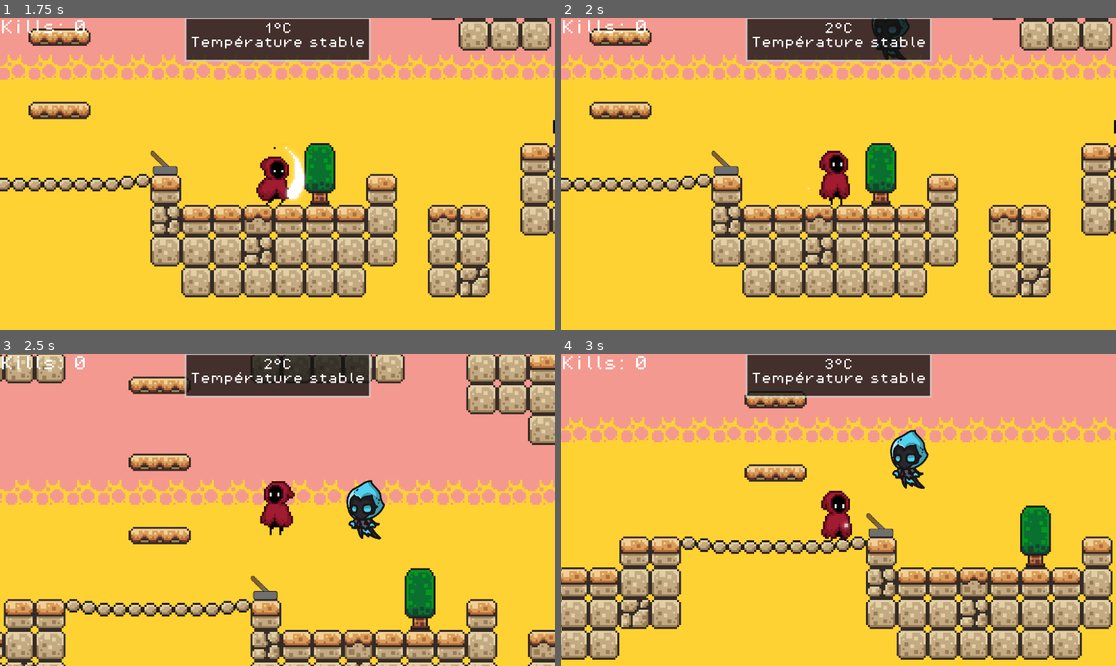
Above: before the commit, frames 1-4 (two rows, left to right).
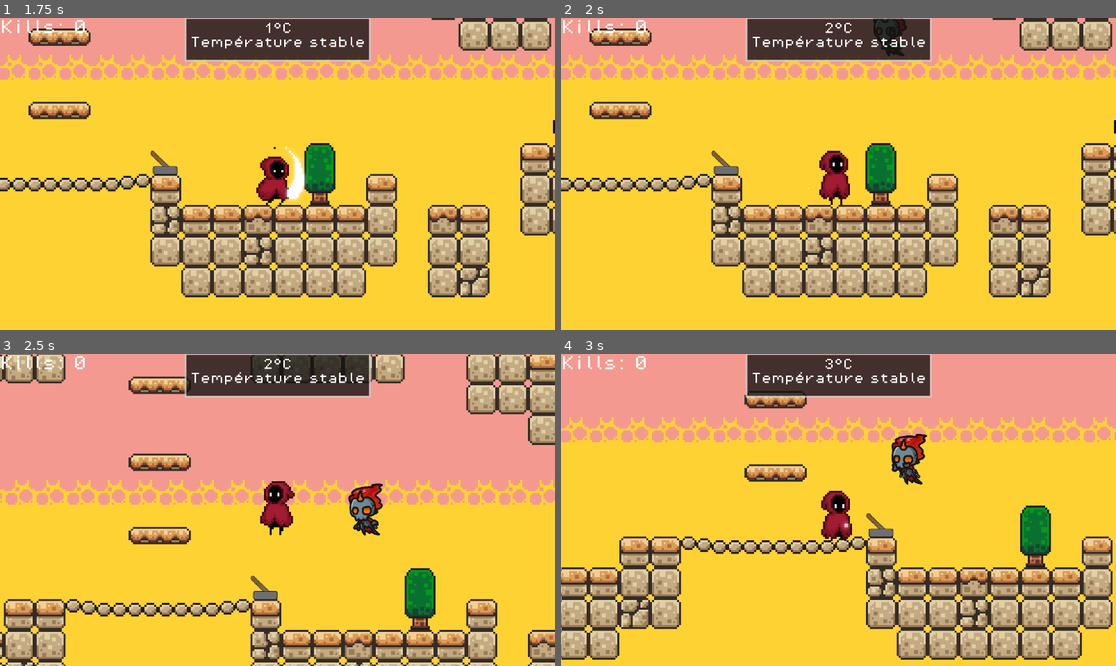
Above: after the commit, the same moments.

Repository: Alexandre74739/GameJam
Game: Godot game, scene res://scenes/game.tscn
Same seed, same stepped clock (60 frames per second), same inputs: the game is played once before the commit and once after it.
Inputs:
- Up to frame 1 (1.75 s): hold Right (ui_right) from 0.53 s (still down); tap Up (jump) at 0.6, 0.77, 1.07, 1.52, 1.55 s; tap Space (attack) at 1.35 s
- Up to frame 2 (2 s): keep holding Right (ui_right); tap Up (jump) at 1.82 s
- Up to frame 3 (2.5 s): release Right (ui_right) at 2.03 s; hold Left (ui_left) from 2.03 s (still down); tap Up (jump) at 2.1 s
- Up to frame 4 (3 s): release Left (ui_left) at 2.78 s; hold Right (ui_right) from 2.78 s (still down); tap Space (attack) at 2.85 s

Frame 1 is identical in both runs. In frame 2, 0.3% of the frame differs, in the area x 55-63%, y 0-14%; in frame 3, 0.8%, in the area x 62-70%, y 40-60%; in frame 4, 0.8%.

Commit message:
mechants semi-complet

Diff:
--- a/scenes/pnj.tscn
+++ b/scenes/pnj.tscn
@@ -50,6 +50,7 @@
 [ext_resource type="Texture2D" uid="uid://ccp2gsx574xtc" path="res://assets/sprites/PNG Cold/Attacking/Glace_Attack_008.png" id="48_vpcv5"]
 [ext_resource type="Texture2D" uid="uid://b5vcorj6gt58o" path="res://assets/sprites/PNG Cold/Attacking/Glace_Attack_009.png" id="49_gt6eg"]
 [ext_resource type="Texture2D" uid="uid://2lkhp35fy8sy" path="res://assets/sprites/PNG Cold/Attacking/Glace_Attack_010.png" id="50_iw1s6"]
+[ext_resource type="AudioStream" uid="uid://b30asng3wcbxy" path="res://assets/sounds/dead.mp3" id="51_7m6te"]
 
 [sub_resource type="SpriteFrames" id="SpriteFrames_6yugu"]
 animations = [{
@@ -244,8 +245,7 @@
 position = Vector2(-6, -12)
 scale = Vector2(0.09312699, 0.095559455)
 sprite_frames = SubResource("SpriteFrames_6yugu")
-animation = &"idle-cold"
-frame_progress = 0.39204586
+animation = &"death"
 
 [node name="CollisionShape2D" type="CollisionShape2D" parent="." unique_id=720533519]
 position = Vector2(-5, -12)
@@ -271,5 +271,8 @@
 [node name="NavigationRegion2D" type="NavigationRegion2D" parent="." unique_id=706382744]
 navigation_polygon = SubResource("NavigationPolygon_g66xb")
 
+[node name="SfxDead" type="AudioStreamPlayer2D" parent="." unique_id=581517739]
+stream = ExtResource("51_7m6te")
+
 [connection signal="body_entered" from="Killzone" to="." method="_on_area_2d_body_entered"]
 [connection signal="body_entered" from="Killzone" to="." method="_on_killzone_body_entered"]
--- a/scripts/pnj.gd
+++ b/scripts/pnj.gd
@@ -1,33 +1,53 @@
 extends CharacterBody2D
 class_name Ennemy
 
+# Constantes de mouvement
 const SPEED = 80.0
 const JUMP_VELOCITY = -300.0
 const VOID_LIMIT = 1000.0
 
+# Références aux nodes
 @onready var nav_agent = $NavigationAgent2D
 @onready var _animated_sprite = $AnimatedSprite2D
+@onready var sfx_dead = $SfxDead
 @onready var player = get_tree().get_first_node_in_group("Player")
 
+# Variables d'état
 var is_dead = false
 var is_cold_world = false
 
 func _ready():
-	# Trouver le levier et se connecter à son signal
+	# Attendre que tous les nodes soient prêts
 	await get_tree().process_frame
+
+	# Trouver et se connecter au levier
 	var lever = find_lever(get_tree().root)
 
 	if lever:
+		# Se connecter au signal de changement de monde
 		if lever.has_signal("world_changed"):
-			lever.world_changed.connect(set_world_state)
-			print("✅ PNJ '", name, "' connecté au levier")
+			lever.world_changed.connect(_on_world_changed)
+
+			# Récupérer l'état initial du monde
+			if "is_cold_world_active" in lever:
+				is_cold_world = lever.is_cold_world_active
+				print("✅ PNJ '", name, "' spawn - Monde actuel : ", "FROID ❄️" if is_cold_world else "CHAUD 🔥")
+			else:
+				print("⚠️ PNJ '", name, "' - Impossible de récupérer l'état du monde")
 		else:
 			print("❌ Le levier n'a pas de signal 'world_changed'")
 	else:
 		print("❌ PNJ '", name, "' : Levier introuvable !")
 
+	# Forcer l'animation de départ correcte
+	call_deferred("_force_initial_animation")
+
+func _force_initial_animation():
+	# S'assurer que l'animation de départ correspond au monde actif
+	update_animations()
+
 func find_lever(node: Node) -> Node:
-	# Chercher un node de type Area2D qui a le signal world_changed
+	# Chercher récursivement un Area2D avec le signal world_changed
 	if node is Area2D and node.has_signal("world_changed"):
 		return node
 
@@ -38,23 +58,29 @@
 
 	return null
 
-# ... reste du code identique ...
+func _on_killzone_body_entered(body: Node2D) -> void:
+	# Tuer le joueur s'il entre dans la zone de mort
+	if is_dead:
+		return
 
-func _on_killzone_body_entered(body: Node2D) -> void:
-	if is_dead: return
 	if body is Player:
 		body.die()
 
 func _physics_process(delta):
-	if is_dead: return
+	# Ne rien faire si mort
+	if is_dead:
+		return
 
+	# Appliquer la gravité
 	if not is_on_floor():
 		velocity += get_gravity() * delta
 
+	# Sécurité : Se suicider si chute dans le vide
 	if global_position.y > VOID_LIMIT:
 		die_pnj()
 		return
 
+	# Intelligence artificielle : suivre le joueur
 	if player:
 		nav_agent.target_position = player.global_position
 
@@ -62,59 +88,94 @@
 			var next_path_pos = nav_agent.get_next_path_position()
 			var direction = (next_path_pos - global_position).normalized()
 
+			# Sauter si le prochain point est plus haut
 			if next_path_pos.y < global_position.y - 20 and is_on_floor():
 				velocity.y = JUMP_VELOCITY
 
+			# Se déplacer horizontalement
 			velocity.x = direction.x * SPEED
 			_animated_sprite.flip_h = velocity.x < 0
 		else:
+			# Ralentir si arrivé à destination
 			velocity.x = move_toward(velocity.x, 0, SPEED)
 
+	# Appliquer le mouvement
 	move_and_slide()
+
+	# Mettre à jour les animations
 	update_animations()
 
 func update_animations():
+	# Déterminer le suffixe selon le monde actif
 	var suffix = "-cold" if is_cold_world else ""
 
+	# Choisir l'animation selon l'état du PNJ
 	if not is_on_floor():
-		play_animation_with_fallback("jump", suffix)
-	elif velocity.x != 0:
-		play_animation_with_fallback("walk", suffix)
+		_play_animation("jump", suffix)
+	elif abs(velocity.x) > 10:  # En mouvement
+		_play_animation("walk", suffix)
+	else:  # Immobile
+		_play_animation("idle", suffix)
+
+func _play_animation(base_name: String, suffix: String):
+	# Construire le nom de l'animation avec suffixe
+	var anim_with_suffix = base_name + suffix
+
+	# Essayer d'abord l'animation avec suffixe
+	if _animated_sprite.sprite_frames.has_animation(anim_with_suffix):
+		if _animated_sprite.animation != anim_with_suffix:
+			_animated_sprite.play(anim_with_suffix)
+	# Sinon utiliser l'animation de base
+	elif _animated_sprite.sprite_frames.has_animation(base_name):
+		if _animated_sprite.animation != base_name:
+			_animated_sprite.play(base_name)
 	else:
-		play_animation_with_fallback("idle", suffix)
+		push_warning("Animation manquante : ", anim_with_suffix, " et ", base_name)
 
-func play_animation_with_fallback(base_name: String, suffix: String):
-	var anim_name = base_name + suffix
+func _on_world_changed(is_cold: bool):
+	# Callback quand le levier change de monde
+	is_cold_world = is_cold
+	print("🎭 PNJ '", name, "' changement de monde : ", "FROID ❄️" if is_cold else "CHAUD 🔥")
 
-	if _animated_sprite.sprite_frames.has_animation(anim_name):
-		_animated_sprite.play(anim_name)
-	else:
-		_animated_sprite.play(base_name)
-
-func set_world_state(is_cold: bool):
-	is_cold_world = is_cold
-	print("🎭 PNJ '", name, "' passe en mode ", "FROID ❄️" if is_cold else "CHAUD 🔥")
+	# Forcer le changement d'animation immédiatement
 	update_animations()
 
 func die_pnj():
-	if is_dead: return
+	# Empêcher les morts multiples
+	if is_dead:
+		return
+
 	is_dead = true
 
+	if sfx_dead:
+		sfx_dead.play()
+
+	# Notifier le WaveManager
 	if WaveManager:
 		WaveManager.enemy_died()
 
+	# Désactiver les collisions
 	set_collision_layer_value(1, false)
 	set_collision_mask_value(1, false)
+
+	# Arrêter le mouvement
 	velocity = Vector2.ZERO
 
+	# Jouer l'animation de mort selon le monde
 	var death_anim = "death-cold" if is_cold_world else "death"
 
 	if _animated_sprite.sprite_frames.has_animation(death_anim):
 		_animated_sprite.play(death_anim)
+		print("💀 PNJ '", name, "' meurt avec : ", death_anim)
 	elif _animated_sprite.sprite_frames.has_animation("death"):
 		_animated_sprite.play("death")
+		print("💀 PNJ '", name, "' meurt avec : death (fallback)")
+	else:
+		print("❌ Aucune animation de mort disponible pour ", name)
 
-	print(get_tree().get_nodes_in_group("HUD"))
+	# Incrémenter le compteur de kills
 	get_tree().call_group("HUD", "add_kill")
-	await get_tree().create_timer(1).timeout
+
+	# Attendre la fin de l'animation puis se supprimer
+	await get_tree().create_timer(1.0).timeout
 	queue_free()
Not shown, changed: assets/music/The Promised Neverland - Isabella’s Lullaby (Hip Hop Trap REMIX).mp3.import
Not shown, added: assets/sounds/dead.mp3.import
Not shown, added: assets/sounds/dead.mp3
